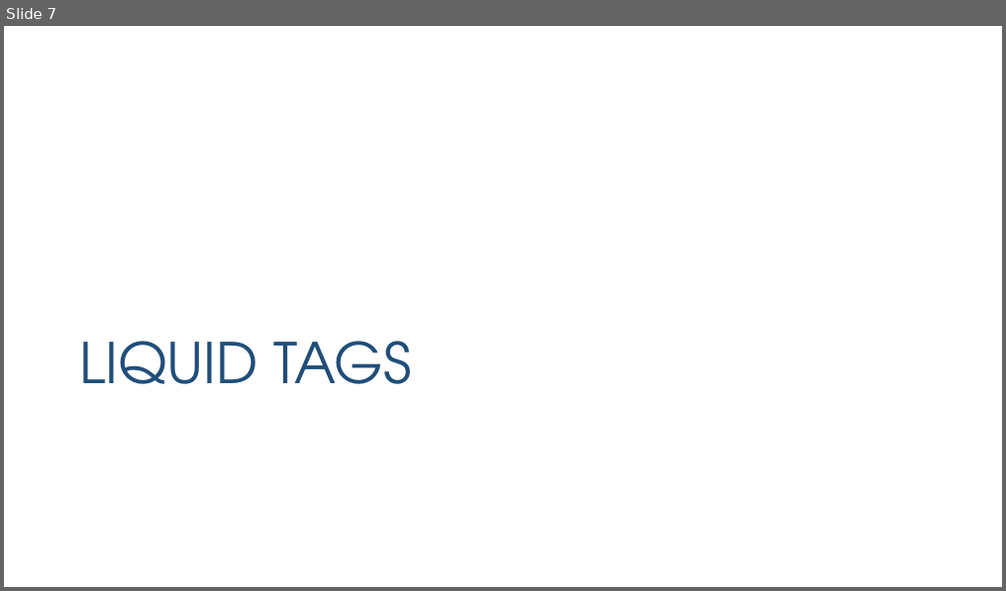
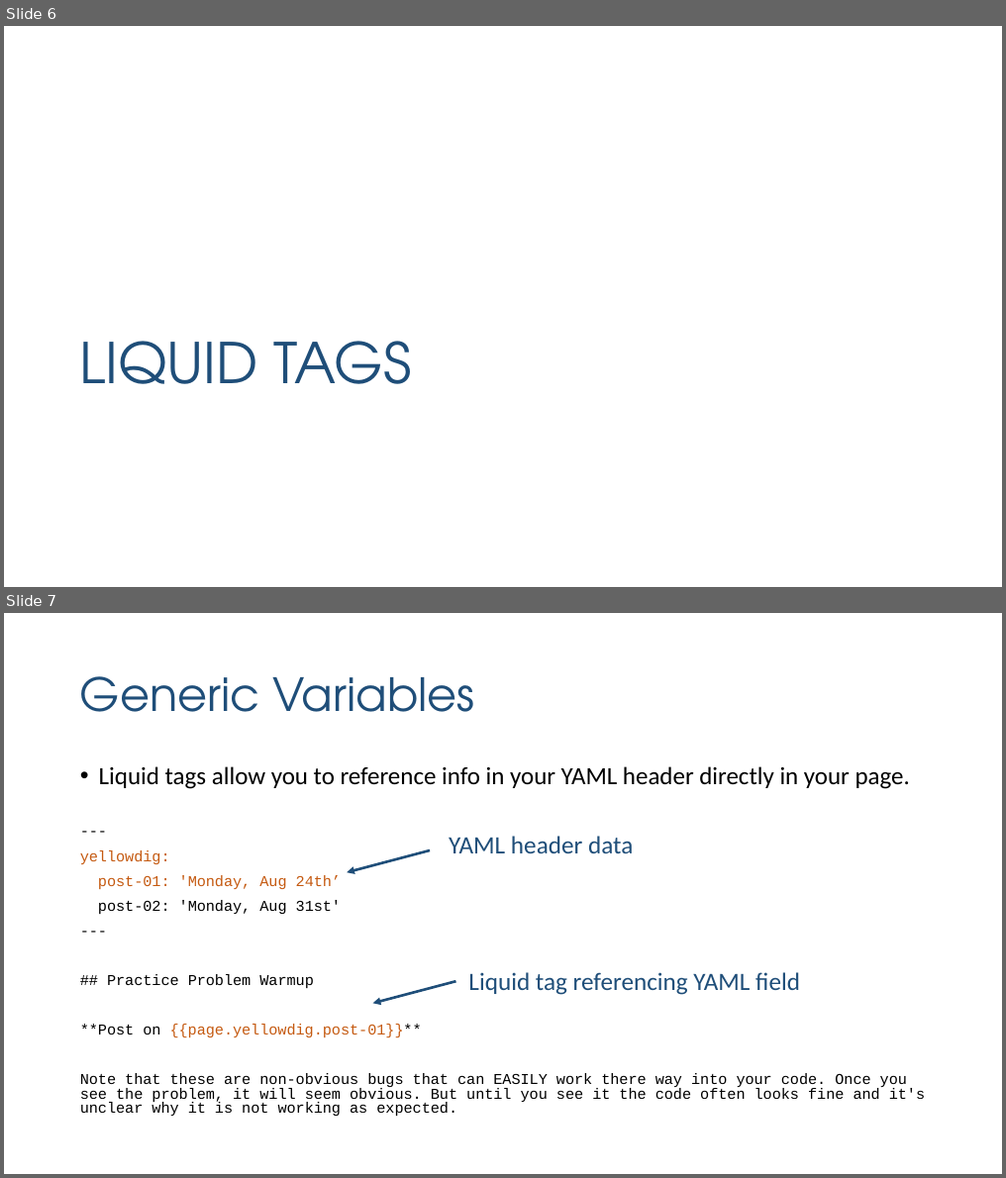
Before and after one commit to DS4PS/cpp-527-fall-2020, a slide deck: lectures/github-pages.pptx. Shown one above the other, each under a label of ours: slide 7 before the commit, slides 6 and 7 after it. The pictures are 1006x591 and 1006x1178 pixels, drawn with LibreOffice and Linux fonts; fonts in the diff are those of the drawing. Boxes give left, top, right and bottom in pixels: in the first picture for what was removed or moved away, otherwise in the second. Text is boxed around its words. In the diff, an @@ line names an element or a change of style, - is before the commit and + after.

```diff
--- a/lectures/github-pages.pptx
+++ b/lectures/github-pages.pptx
@@ slide 7 added at (4, 613, 1002, 1174), background #FFFFFF @@
@@ title added at (80, 676, 475, 712), 44 pt, text #1F4E79 @@
+Generic Variables
@@ text added at (80, 766, 925, 1116), 14.4 pt, text #000000 @@
+• Liquid tags allow you to reference info in your YAML header directly in your page.
+---
+yellowdig:
+post-01: 'Monday, Aug 24th’
+post-02: 'Monday, Aug 31st'
+---
+## Practice Problem Warmup
+**Post on {{page.yellowdig.post-01}}**
+Note that these are non-obvious bugs that can EASILY work there way into your code. Once you see the problem, it will seem obvious. But until you see it the code often looks fine and it's unclear why it is not working as expected.
@@ text added at (449, 836, 633, 854), 24 pt, text #1F4E79 @@
+YAML header data
@@ arrow added from (430, 851) to (347, 872), #1F4E79 2.5 pt @@
@@ arrow added from (456, 981) to (373, 1004), #1F4E79 2.5 pt @@
@@ text added at (468, 972, 800, 995), 24 pt, text #1F4E79 @@
+Liquid tag referencing YAML field
@@ what was slide 7 is now slide 6 @@
```
Also in this commit, not shown: 1 slide changed, 3 other slides added, 1 slide removed, 1 other file.
